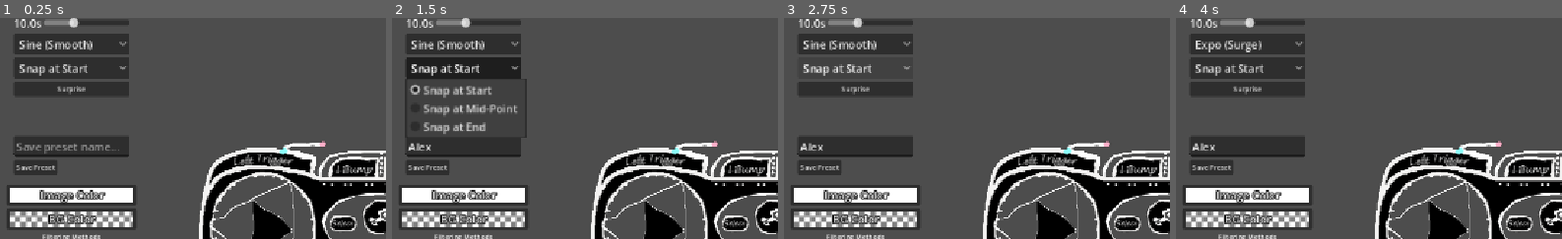
Above: before the commit, frames 1-4 (left to right).
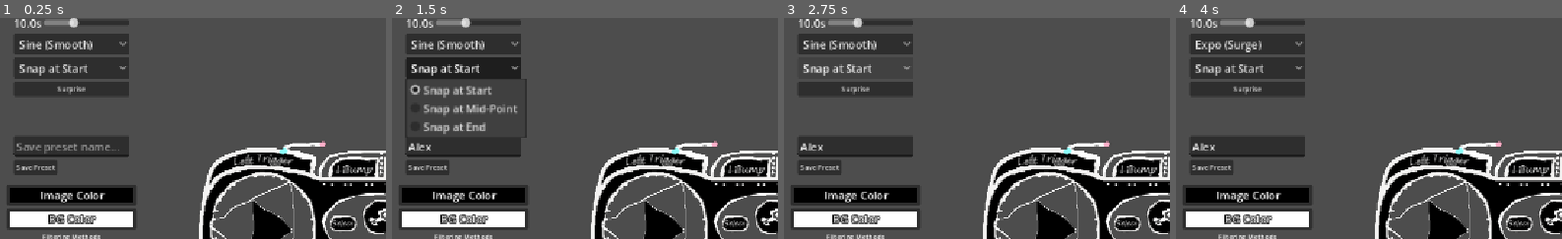
Above: after the commit, the same moments.

Repository: ocybin-solo/Free-Shader-Lab
Game: Godot game, scene res://Main.tscn
The game is run twice, just before and just after one commit, with the same random seed, the same clock (stepped at 60 frames per second) and the same inputs.
Inputs (mouse positions are % of the whole screen's width and height, from its top left):
- Up to frame 1 (0.25 s): no input
- Up to frame 2 (1.5 s): click (9, 29) at 0.52 s; type "Alex" at 0.6 s; click "Snap at Start" at 1.25 s
- Up to frame 3 (2.75 s): click "Snap at Start" at 2 s
- Up to frame 4 (4 s): click "Sine (Smooth)" at 2.75 s; click "Surprise" at 3.5 s
The pictures show only the part of the screen within x 0-50%, y 0-50%; the shares and areas given below are measured in that part.

The runs differ from the first frame. In frame 1, 3.0% of the frame differs, in the area x 2-35%, y 76-95%; in frame 2, 3.0%; in frame 3, 3.0%; in frame 4, 3.0%.

Commit message:
background color is saved to preset now
I'll add image color next, so that it will properly save and load when we switch to a different preset.

Diff:
--- a/main_menu.gd
+++ b/main_menu.gd
@@ -22,7 +22,7 @@
 @onready var fps_label = $"../../CanvasLayer2/VBoxContainer/FPSLabel"
 @onready var perf_label = $MarginContainer/HBoxContainer/LeftPanel/MarginContainer/VBoxContainer/PerfLabel
 @onready var transistion_speed_slider = $MarginContainer/HBoxContainer/LeftPanel/MarginContainer/VBoxContainer/PresetContainer/MarginContainer/VBoxContainer/HBoxContainer/HSlider
-
+@onready var bg_color_picker_button = $MarginContainer/HBoxContainer/LeftPanel/MarginContainer/VBoxContainer/BGColorButton
 @onready var save_button = $MarginContainer/HBoxContainer/LeftPanel/MarginContainer/VBoxContainer/B_Save
 @onready var transition_label = $MarginContainer/HBoxContainer/LeftPanel/MarginContainer/VBoxContainer/PresetContainer/MarginContainer/VBoxContainer/HBoxContainer/Label
 
@@ -92,8 +92,8 @@
 
 	bg_rect.color = Color(0, 0, 0, 0)
 	# Also update the Button's preview color so it matches
-	$MarginContainer/HBoxContainer/LeftPanel/MarginContainer/VBoxContainer/BGColorButton.color = Color(0, 0, 0, 0)
-	$MarginContainer/HBoxContainer/LeftPanel/MarginContainer/VBoxContainer/ColorPickerButton.color = Color(1, 1, 1, 1)
+	bg_color_picker_button.color = Color(0, 0, 0, 0)
+	bg_color_picker_button.color = Color(1, 1, 1, 1)
 
 
 
@@ -540,31 +540,24 @@
 	if not mat: return null
 
 	var new_preset = ShaderPreset.new()
-	var params = RenderingServer.get_shader_parameter_list(mat.shader.get_rid())
-
-	for p in params:
-		# --- STAGE 1: THE ORIGINAL FILTERS ---
-		# Skip internal Godot stuff and the manual timer
-		if p.name.begins_with("shader_parameter/") or p.name == "manual_time":
-			continue
-
-		var current_val = mat.get_shader_parameter(p.name)
-
-		# --- STAGE 2: THE PURITY FILTER ---
-		if current_val != null:
-			# Fix the "Quaternion Explosion" (Normalization)
-			if current_val is Quaternion:
-				# .normalized() ensures the 4D rotation is a "unit" (length of 1.0)
-				# This prevents the transition jitter and the "90, 25, 28" errors.
-				current_val = current_val.normalized()
-
-			# Safety check for Floats to prevent "NaN" (Not a Number) or "Inf" (Infinity)
-			elif current_val is float:
-				if is_nan(current_val) or is_inf(current_val):
-					current_val = 0.0
-
-			# --- STAGE 3: SAVE TO PRESET ---
-			new_preset.set_param(p.name, current_val)
+
+	# 1. Capture ALL Shader Parameters (like base_color, brightness, etc.)
+	# We use the material's property list to ensure we get everything
+	for p in mat.get_property_list():
+		if p.name.begins_with("shader_parameter/"):
+			var p_name = p.name.replace("shader_parameter/", "")
+			if p_name == "manual_time": continue
+
+			var val = mat.get_shader_parameter(p_name)
+			if val != null:
+				# Normalize Quaternions for smooth transitions
+				if val is Quaternion: val = val.normalized()
+				new_preset.set_param(p_name, val)
+
+	# 2. THE MISSING LINK: Capture the Background Node Color
+	# We name it "bg_color" so the transition script can find it
+	if bg_rect:
+		new_preset.set_param("bg_color", bg_rect.color)
 
 	return new_preset
 
@@ -647,16 +640,19 @@
 	var mat = display_sprite.material as ShaderMaterial
 	var start_states = {}
 	var end_states = {}
-	var snap_params = {} # Holds the "Integer/Structural" values
+	var snap_params = {}
 
 	# --- STAGE 1: SORT PARAMETERS ---
+	# Safety Catch: Only add background to tween if the preset actually has it
+	var target_bg = preset.get_param("bg_color")
+	if target_bg is Color:
+		start_states["bg_color_internal"] = bg_rect.color
+		end_states["bg_color_internal"] = target_bg
+
 	for p_name in preset.parameters.keys():
 		var end_val = preset.get_param(p_name)
-
-		# Always normalize Quats on load for "Pure Math"
 		if end_val is Quaternion: end_val = end_val.normalized()
 
-		# Identify the "Snap" parameters
 		if p_name in ["sync_to_loop", "kaleido_sides", "fold_number", "max_steps", "vortex_density"]:
 			snap_params[p_name] = end_val
 			continue
@@ -668,7 +664,7 @@
 			start_states[p_name] = s_val
 			end_states[p_name] = end_val
 
-	# --- STAGE 2: CALCULATE EASING & SNAP DELAY ---
+	# --- STAGE 2: EASING & TIMING ---
 	var trans_type = Tween.TRANS_SINE
 	match %TransitionTypeButton.selected:
 		1: trans_type = Tween.TRANS_EXPO
@@ -676,27 +672,24 @@
 		3: trans_type = Tween.TRANS_BACK
 		4: trans_type = Tween.TRANS_BOUNCE
 
-	var snap_delay = 0.0 # Snap at Start
+	var snap_delay = 0.0
 	match %SnapTimingButton.selected:
-		1: snap_delay = transition_time / 2.0 # Mid-Point
-		2: snap_delay = transition_time # At the End
+		1: snap_delay = transition_time / 2.0
+		2: snap_delay = transition_time
 
 	# --- STAGE 3: THE TWEEN ---
 	var tween = create_tween().set_parallel(true).set_trans(trans_type).set_ease(Tween.EASE_IN_OUT)
 
-	# The "Delayed Snap" Callback
 	tween.tween_callback(func():
 		for p in snap_params:
 			mat.set_shader_parameter(p, snap_params[p])
 			_sync_ui_to_param(p, snap_params[p])
 	).set_delay(snap_delay)
 
-	# The Master Morph
 	tween.tween_method(
 		func(weight): _update_transition_step(weight, start_states, end_states, mat),
 		0.0, 1.0, transition_time
 	)
-
 
 
 # --- HELPER 1: THE STEPPER ---
@@ -714,16 +707,20 @@
 		else:
 			current_val = lerp(start, end, weight)
 
-# 2. THE STABILITY CLAMPS (Preventing the "Manic" visuals)
+		# 2. Divert Background Node Update
+		if p_name == "bg_color_internal":
+			bg_rect.color = current_val
+			_sync_ui_to_param(p_name, current_val)
+			continue
+
+		# 3. Stability Clamps
 		if p_name == "step_length":
 			current_val = clamp(current_val, 0.001, 0.05)
 		elif p_name == "max_steps":
 			current_val = clamp(current_val, 1.0, 150.0)
 		elif p_name in ["mask_radius", "fold_zoom", "ray_intensity", "vortex_state"]:
-			# Ensure these specific sliders never go below zero
 			if current_val is float:
 				current_val = max(0.0, current_val)
-			# If it's a 4D type, we only want to ensure the 'w' (hole size) is positive
 			if current_val is Quaternion or current_val is Vector4:
 				current_val.w = max(0.0, current_val.w)
 
@@ -732,6 +729,13 @@
 
 # --- HELPER 2: THE UI SYNC ---
 func _sync_ui_to_param(p_name: String, val):
+	# Update the Background Button directly
+	if p_name == "bg_color_internal" and val is Color:
+		if bg_color_picker_button:
+			bg_color_picker_button.color = val
+		return
+
+	# Standard Slider/Picker Loop
 	for ctrl in controls_container.get_children():
 		if not ctrl.has_method("get_param_name"): continue
 		var ctrl_name = ctrl.get_param_name()
@@ -740,29 +744,24 @@
 		var original_step = slider.step
 		slider.step = 0
 
-		# --- THE CRASH FIX ---
-		# Case A: Standard float sliders (e.g. 'swirl_strength')
+		# Case A: Floats
 		if ctrl_name == p_name and (val is float or val is int):
 			if not is_equal_approx(slider.value, float(val)):
 				slider.value = float(val)
 
-		# Case B: 4D Axis sliders (e.g. 'q_rot.x' or 'vortex_state.w')
+		# Case B: 4D Axis
 		elif ctrl_name.begins_with(p_name + "."):
-			# Only proceed if we actually have 4D data to read from
 			if val is Vector4 or val is Quaternion:
 				var parts = ctrl_name.split(".")
-				var axis = parts[1] # "x", "y", "z", or "w"
-
-				# Direct property access is safer and faster than val[axis]
+				var axis = parts[1]
 				match axis:
 					"x": slider.value = val.x
 					"y": slider.value = val.y
 					"z": slider.value = val.z
 					"w": slider.value = val.w
 
-		# Case C: Color Pickers
+		# Case C: Image Color Picker (base_color)
 		elif p_name == "base_color" and ctrl_name == "base_color" and val is Color:
-			# If your 'ctrl' node has a 'color_picker' child, sync it here
 			if ctrl.has_node("ColorPickerButton"):
 				ctrl.get_node("ColorPickerButton").color = val
 
